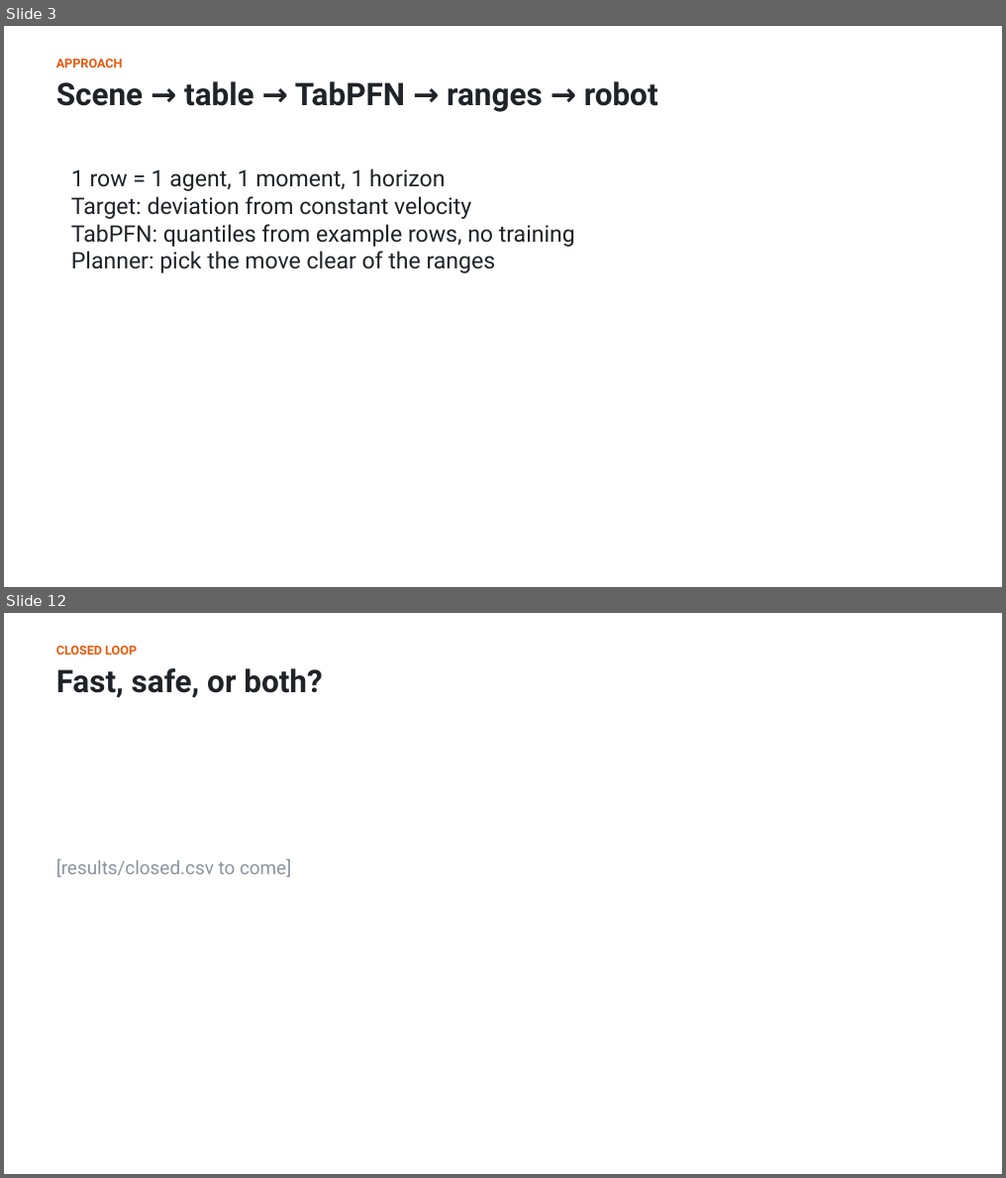
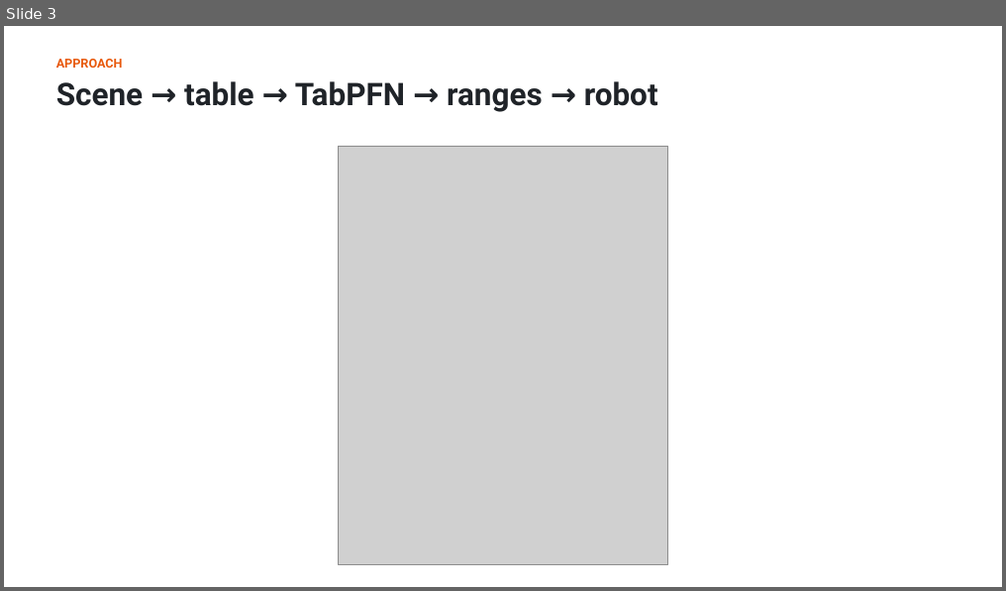
Before and after one commit to shiinalight/Foresight, a slide deck: deck/Foresight.pptx. Shown one above the other, each under a label of ours: slides 3 and 12 before the commit, slide 3 after it; the slides between them are not shown. The pictures are 1006x1178 and 1006x591 pixels, drawn with LibreOffice and Linux fonts; fonts in the diff are those of the drawing; grey boxes stand for pictures. Boxes give left, top, right and bottom in pixels: in the first picture for what was removed or moved away, otherwise in the second. Text is boxed around its words. In the diff, an @@ line names an element or a change of style, - is before the commit and + after.

```diff
--- a/deck/Foresight.pptx
+++ b/deck/Foresight.pptx
@@ slide 12 removed at (x1=4, y1=613, x2=1002, y2=1174), background #FFFFFF @@
@@ text removed at (x1=56, y1=646, x2=137, y2=655) @@
-CLOSED LOOP
@@ text removed at (x1=56, y1=668, x2=322, y2=698) @@
-Fast, safe, or both?
@@ text removed at (x1=56, y1=859, x2=291, y2=877) @@
-[results/closed.csv to come]
@@ slide 3 changed as well @@
@@ text removed at (x1=71, y1=169, x2=575, y2=274) @@
-1 row = 1 agent, 1 moment, 1 horizon
-Target: deviation from constant velocity
-TabPFN: quantiles from example rows, no training
-Planner: pick the move clear of the ranges
@@ picture added at (x1=338, y1=146, x2=668, y2=565) @@
```
Also in this commit, not shown: 3 other slides changed, 9 slides added, 11 other slides removed, 3 other files.
